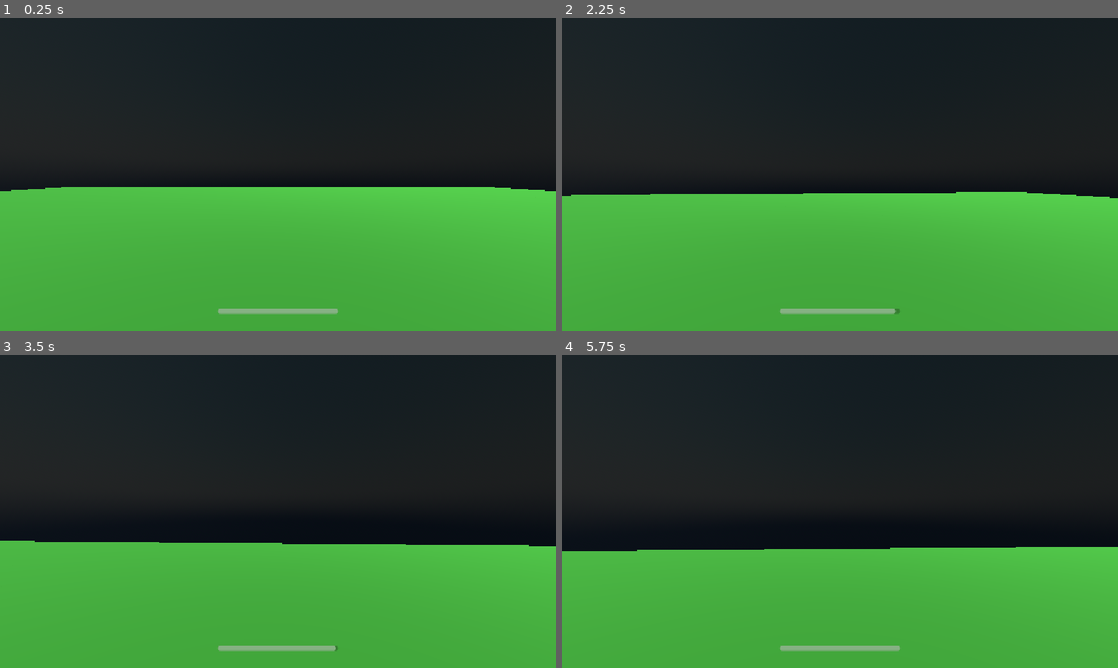
Above: before the commit, frames 1-4 (two rows, left to right).
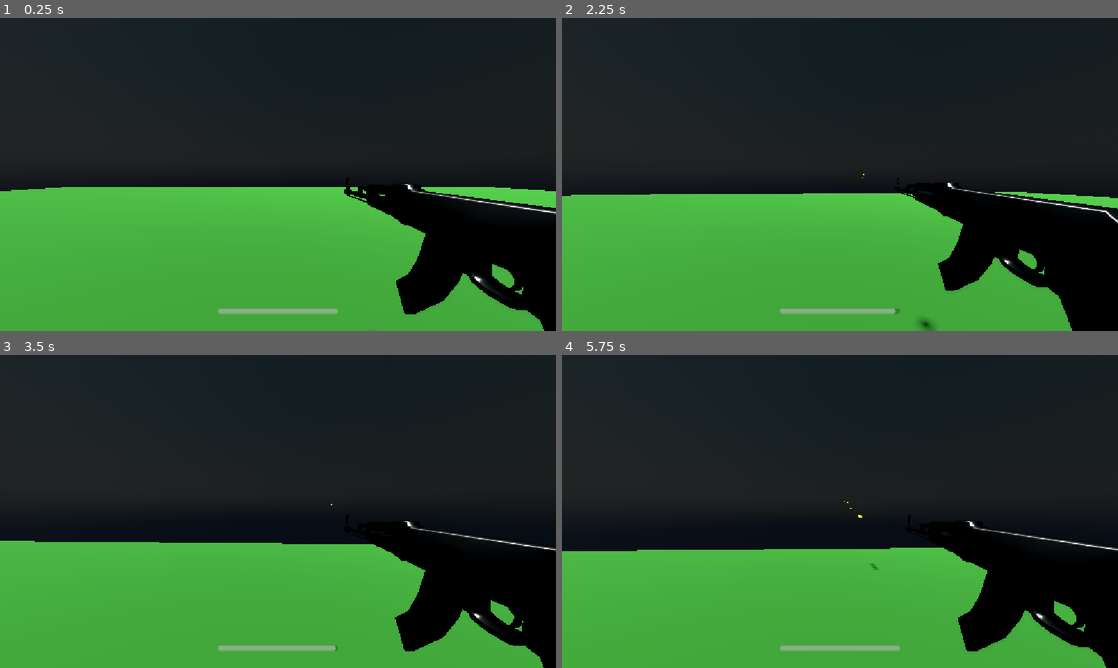
Above: after the commit, the same moments.

Repository: Chebrbober/FPS-Shooter
Game: Godot game, scene res://scenes/map/game_root.tscn
The game is run twice, just before and just after one commit, with the same random seed, the same clock (stepped at 60 frames per second) and the same inputs.
Inputs (mouse positions are in pixels of both pictures, inside the frame that each line leads up to):
- Up to frame 1 (0.25 s): no input
- Up to frame 2 (2.25 s): tap Enter at 0.5 s; move the mouse to (867, 174) at 0.52 s; press the mouse at (867, 174) at 0.53 s; hold W (move_forward) from 0.53 s (still down); tap Space (jump) at 0.77, 1.52 s; move the mouse to (812, 174) at 1.27 s; release the mouse at (812, 174) at 1.28 s; click (812, 174) at 1.35 s; move the mouse to (851, 168) at 2.02 s; hold Shift (sprint) from 2.03 s (still down)
- Up to frame 3 (3.5 s): keep holding W (move_forward); click (289, 505) at 2.3 s; move the mouse to (272, 517) at 2.77 s; release Shift (sprint) at 2.78 s; click (272, 517) at 2.85 s; tap Space (jump) at 3.02 s
- Up to frame 4 (5.75 s): keep holding W (move_forward); move the mouse to (878, 514) at 3.52 s; press the mouse at (878, 514) at 3.53 s; tap Space (jump) at 3.77, 4.52 s; move the mouse to (795, 508) at 4.27 s; release the mouse at (795, 508) at 4.28 s; tap Shift (sprint) at 4.35 s; click (795, 508) at 4.55 s; move the mouse to (845, 511) at 5.02 s; press the mouse at (845, 511) at 5.03 s

The runs differ from the first frame. In frame 1, 9.5% of the frame differs, in the area x 61-100%, y 51-100%; in frame 2, 9.8%, in the area x 54-100%, y 49-100%; in frame 3, 8.2%; in frame 4, 8.0%.

Commit message:
make ak47 model and make it able to shoot (+particles and bullet collision)

Diff:
--- a/project.godot
+++ b/project.godot
@@ -19,6 +19,10 @@
 
 window/stretch/mode="canvas_items"
 window/stretch/aspect="expand"
+
+[filesystem]
+
+import/blender/enabled=false
 
 [input]
 
--- a/scenes/map/game_root.tscn
+++ b/scenes/map/game_root.tscn
@@ -15,11 +15,7 @@
 sky_custom_fov = 90.0
 ssao_enabled = true
 sdfgi_enabled = true
-
-[sub_resource type="CameraAttributesPractical" id="CameraAttributesPractical_0ii4w"]
-auto_exposure_speed = 64.0
-dof_blur_near_enabled = true
-dof_blur_near_transition = 2.0
+glow_enabled = true
 
 [sub_resource type="BoxMesh" id="BoxMesh_jo5lq"]
 size = Vector3(50, 0.2, 50)
@@ -45,7 +41,6 @@
 
 [node name="WorldEnvironment" type="WorldEnvironment" parent="Environment" unique_id=1706049885]
 environment = SubResource("Environment_jo5lq")
-camera_attributes = SubResource("CameraAttributesPractical_0ii4w")
 
 [node name="DirectionalLight3D" type="DirectionalLight3D" parent="Environment" unique_id=121936069]
 transform = Transform3D(0.59003925, -0.7458717, -0.3090779, 0.39501593, -0.06717885, 0.91621476, -0.70414215, -0.6626933, 0.25499305, 0, 5.989442, 0)
--- /dev/null
+++ b/scenes/player/bullet.gd
@@ -0,0 +1,18 @@
+extends Node3D
+
+@export var speed: float = 40.0
+
+@onready var mesh = $MeshInstance3D
+@onready var shape_cast = $ShapeCast3D
+@onready var particles = $GPUParticles3D
+
+func _physics_process(delta: float) -> void:
+	position += transform.basis * Vector3(0,0, -speed) * delta
+	if shape_cast.is_colliding():
+		mesh.visible = false
+		particles.emitting = true
+		await get_tree().create_timer(1.0).timeout
+		queue_free()
+
+func _on_timer_timeout():
+	queue_free()
--- /dev/null
+++ b/scenes/player/bullet.tscn
@@ -0,0 +1,57 @@
+[gd_scene format=3 uid="uid://ewt4am3ommnu"]
+
+[ext_resource type="Script" uid="uid://c4cqsmq1gimnl" path="res://scenes/player/bullet.gd" id="1_2as5g"]
+
+[sub_resource type="StandardMaterial3D" id="StandardMaterial3D_kel6l"]
+albedo_color = Color(0.88, 0.66821337, 0.21120001, 1)
+metallic = 0.76
+emission_enabled = true
+emission = Color(0.72, 0.54, 0, 1)
+emission_energy_multiplier = 5.0
+
+[sub_resource type="BoxMesh" id="BoxMesh_jo5lq"]
+material = SubResource("StandardMaterial3D_kel6l")
+size = Vector3(0.05, 0.05, 0.5)
+
+[sub_resource type="StandardMaterial3D" id="StandardMaterial3D_6kx4d"]
+albedo_color = Color(1, 1, 0, 1)
+emission_enabled = true
+emission = Color(1, 0.8666667, 0, 1)
+emission_energy_multiplier = 8.0
+
+[sub_resource type="ParticleProcessMaterial" id="ParticleProcessMaterial_31djl"]
+direction = Vector3(1, 0, 1)
+initial_velocity_min = 3.0
+initial_velocity_max = 5.0
+
+[sub_resource type="BoxMesh" id="BoxMesh_dguew"]
+size = Vector3(0.04, 0.04, 0.04)
+
+[sub_resource type="BoxShape3D" id="BoxShape3D_jo5lq"]
+size = Vector3(0.05, 0.05, 0.5)
+
+[node name="Bullet" type="Node3D" unique_id=368597217]
+script = ExtResource("1_2as5g")
+
+[node name="MeshInstance3D" type="MeshInstance3D" parent="." unique_id=679518520]
+mesh = SubResource("BoxMesh_jo5lq")
+
+[node name="GPUParticles3D" type="GPUParticles3D" parent="." unique_id=392879569]
+transform = Transform3D(1, 0, 0, 0, 1, 0, 0, 0, 1, 0, 0, -0.30337048)
+material_override = SubResource("StandardMaterial3D_6kx4d")
+emitting = false
+one_shot = true
+explosiveness = 1.0
+process_material = SubResource("ParticleProcessMaterial_31djl")
+draw_pass_1 = SubResource("BoxMesh_dguew")
+
+[node name="Timer" type="Timer" parent="." unique_id=735482722]
+wait_time = 10.0
+one_shot = true
+autostart = true
+
+[node name="ShapeCast3D" type="ShapeCast3D" parent="." unique_id=711244480]
+shape = SubResource("BoxShape3D_jo5lq")
+target_position = Vector3(0, 0, -1)
+
+[connection signal="timeout" from="Timer" to="." method="_on_timer_timeout"]
--- a/scenes/player/player.gd
+++ b/scenes/player/player.gd
@@ -18,6 +18,12 @@
 @export_range(1, 179) var sprint_FOV: float = 100
 @export_range(1, 179) var normal_FOV: float = 75
 
+@export_group("Bullet")
+@onready var gun_anim: AnimationPlayer = $Camera3D/Rifle/AnimationPlayer
+@onready var gun_barrel: RayCast3D = $Camera3D/Rifle/RayCast3D
+@export var bullet: PackedScene
+var bullet_instance: Node3D
+
 var tween: Tween
 var is_moving: bool = false
 
@@ -27,7 +33,17 @@
 func _physics_process(delta: float) -> void:
 	move(delta)
 	jump(delta)
+	shoot()
 	move_and_slide()
+
+func shoot() -> void:
+	if Input.is_action_pressed("shoot"):
+		if !gun_anim.is_playing():
+			gun_anim.play("Shoot")
+			bullet_instance = bullet.instantiate()
+			bullet_instance.position = gun_barrel.global_position
+			bullet_instance.transform.basis = gun_barrel.global_transform.basis
+			get_parent().add_child(bullet_instance)
 
 func jump(delta: float) -> void:
 	if Input.is_action_just_pressed("jump") and is_on_floor():
--- a/scenes/player/player.tscn
+++ b/scenes/player/player.tscn
@@ -1,12 +1,14 @@
 [gd_scene format=3 uid="uid://dmyq47vaxitgy"]
 
 [ext_resource type="Script" uid="uid://dwcfirtbk14le" path="res://scenes/player/player.gd" id="1_8afob"]
+[ext_resource type="PackedScene" uid="uid://ewt4am3ommnu" path="res://scenes/player/bullet.tscn" id="2_5gtgg"]
 [ext_resource type="PackedScene" uid="uid://bmkq6qfei3wtm" path="res://scenes/player/phud.tscn" id="2_dovo2"]
 [ext_resource type="Script" uid="uid://bipw66a8b8crn" path="res://scenes/player/state_machine/state_machine.gd" id="3_0owmy"]
 [ext_resource type="Script" uid="uid://5vrtdpicmjkw" path="res://scenes/player/state_machine/idle_state.gd" id="4_qek5x"]
 [ext_resource type="Script" uid="uid://b8n7w7dw8t313" path="res://scenes/player/state_machine/walk_state.gd" id="5_5gtgg"]
 [ext_resource type="Script" uid="uid://8l2kybm5acmg" path="res://scenes/player/state_machine/sprint_state.gd" id="6_h17s1"]
 [ext_resource type="Script" uid="uid://k1e7x2clb3d0" path="res://scenes/player/state_machine/exhausted_state.gd" id="7_je7p5"]
+[ext_resource type="PackedScene" uid="uid://daivhay56uwkm" path="res://scenes/player/rifle.tscn" id="9_5gtgg"]
 
 [sub_resource type="CapsuleMesh" id="CapsuleMesh_jo5lq"]
 
@@ -14,9 +16,13 @@
 
 [node name="Player" type="CharacterBody3D" unique_id=29801732]
 script = ExtResource("1_8afob")
+bullet = ExtResource("2_5gtgg")
 
 [node name="Camera3D" type="Camera3D" parent="." unique_id=1473436853]
 transform = Transform3D(1, 0, 0, 0, 1, 0, 0, 0, 1, 0, 0.5, 0)
+
+[node name="Rifle" parent="Camera3D" unique_id=1520536503 instance=ExtResource("9_5gtgg")]
+transform = Transform3D(1, 0, 0, 0, 1, 0, 0, 0, 1, 0.5078393, -0.27973372, -0.6462879)
 
 [node name="MeshInstance3D" type="MeshInstance3D" parent="." unique_id=79973648]
 mesh = SubResource("CapsuleMesh_jo5lq")
--- /dev/null
+++ b/scenes/player/rifle.tscn
@@ -0,0 +1,73 @@
+[gd_scene format=3 uid="uid://daivhay56uwkm"]
+
+[ext_resource type="PackedScene" uid="uid://d8nh0gwa4428" path="res://models/ak47.glb" id="1_dow6b"]
+
+[sub_resource type="Animation" id="Animation_dow6b"]
+length = 0.001
+tracks/0/type = "value"
+tracks/0/imported = false
+tracks/0/enabled = true
+tracks/0/path = NodePath("Cylinder:position")
+tracks/0/interp = 1
+tracks/0/loop_wrap = true
+tracks/0/keys = {
+"times": PackedFloat32Array(0),
+"transitions": PackedFloat32Array(1),
+"update": 0,
+"values": [Vector3(0, 0, 0)]
+}
+tracks/1/type = "value"
+tracks/1/imported = false
+tracks/1/enabled = true
+tracks/1/path = NodePath("Plane:position")
+tracks/1/interp = 1
+tracks/1/loop_wrap = true
+tracks/1/keys = {
+"times": PackedFloat32Array(0),
+"transitions": PackedFloat32Array(1),
+"update": 0,
+"values": [Vector3(0, 0, 0)]
+}
+
+[sub_resource type="Animation" id="Animation_u008i"]
+resource_name = "Shoot"
+length = 0.1
+tracks/0/type = "value"
+tracks/0/imported = false
+tracks/0/enabled = true
+tracks/0/path = NodePath("Cylinder:position")
+tracks/0/interp = 1
+tracks/0/loop_wrap = true
+tracks/0/keys = {
+"times": PackedFloat32Array(0, 0.02, 0.1),
+"transitions": PackedFloat32Array(1, 1, 1),
+"update": 0,
+"values": [Vector3(0, 0, 0), Vector3(0, 0, 0.25), Vector3(0, 0, 0)]
+}
+tracks/1/type = "value"
+tracks/1/imported = false
+tracks/1/enabled = true
+tracks/1/path = NodePath("Plane:position")
+tracks/1/interp = 1
+tracks/1/loop_wrap = true
+tracks/1/keys = {
+"times": PackedFloat32Array(0, 0.02, 0.1),
+"transitions": PackedFloat32Array(1, 1, 1),
+"update": 0,
+"values": [Vector3(0, 0, 0), Vector3(0, 0, 0.25), Vector3(0, 0, 0)]
+}
+
+[sub_resource type="AnimationLibrary" id="AnimationLibrary_uima1"]
+_data = {
+&"RESET": SubResource("Animation_dow6b"),
+&"Shoot": SubResource("Animation_u008i")
+}
+
+[node name="Rifle" unique_id=1520536503 instance=ExtResource("1_dow6b")]
+
+[node name="RayCast3D" type="RayCast3D" parent="." index="2" unique_id=487778447]
+transform = Transform3D(1, 0, 0, 0, 1, 0, 0, 0, 1, 0, 0.15496299, -0.88826317)
+target_position = Vector3(0, 0, -1)
+
+[node name="AnimationPlayer" type="AnimationPlayer" parent="." index="3" unique_id=277233479]
+libraries/ = SubResource("AnimationLibrary_uima1")
Binary file added: models/ak47.glb
Not shown, added: models/ak47.glb.import
Not shown, added: scenes/player/bullet.gd.uid
Not shown, added: scenes/player/state_machine/ak47.blend
